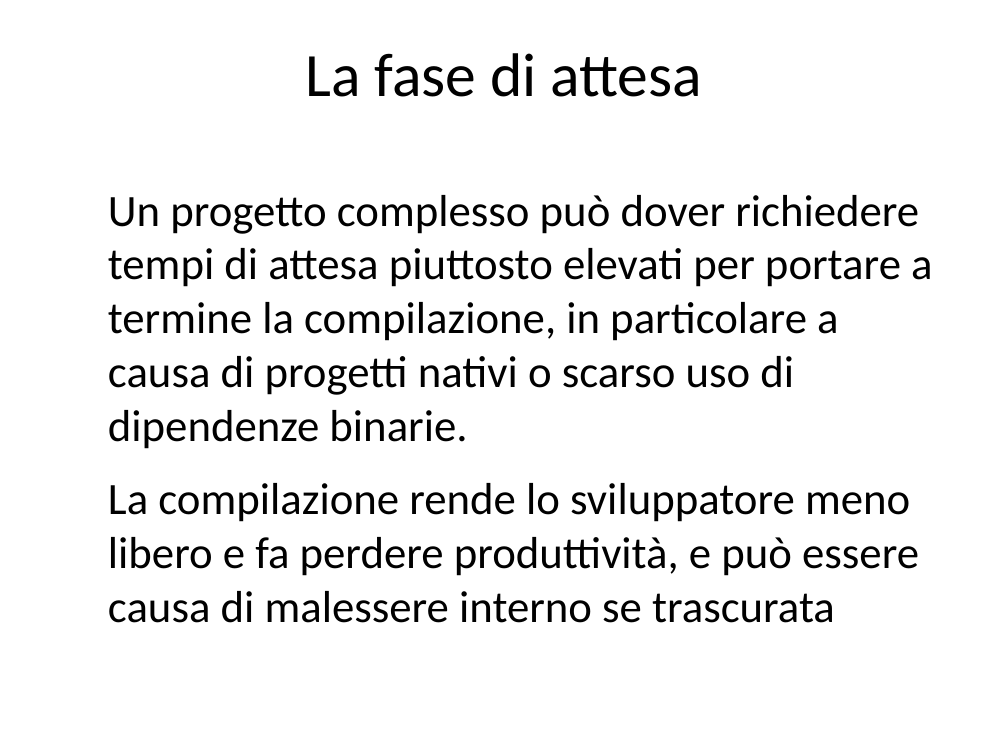
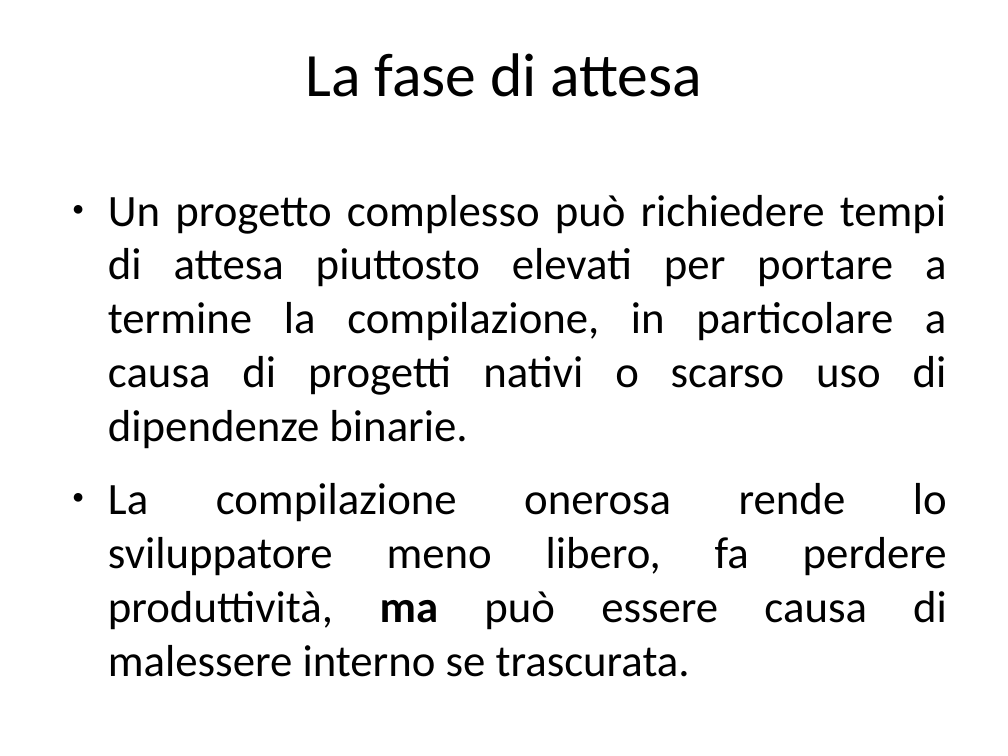
Before and after one commit to guidop/IAD13, a slide deck: slide 24 of La salute del software.odp (slide 25 before the commit). Drawn at 1008x756 pixels with LibreOffice and Linux fonts; fonts in the diff are those of the drawing. Boxes give left, top, right and bottom in pixels: in the first picture for what was removed or moved away, otherwise in the second. Text is boxed around its words. In the diff, an @@ line names an element or a change of style, - is before the commit and + after.

```diff
--- a/La salute del software.odp
+++ b/La salute del software.odp
@@ text at [108, 195, 947, 677]: text changed @@
-Un progetto complesso può dover richiedere tempi di attesa piuttosto elevati per portare a termine la compilazione, in particolare a causa di progetti nativi o scarso uso di dipendenze binarie.
-La compilazione rende lo sviluppatore meno libero e fa perdere produttività, e può essere causa di malessere interno se trascurata
+● Un progetto complesso può richiedere tempi di attesa piuttosto elevati per portare a termine la compilazione, in particolare a causa di progetti nativi o scarso uso di dipendenze binarie.
+● La compilazione onerosa rende lo sviluppatore meno libero, fa perdere produttività, ma può essere causa di malessere interno se trascurata.
```
Also in this commit, not shown: 39 other slides changed, 5 slides added, 3 slides removed.
